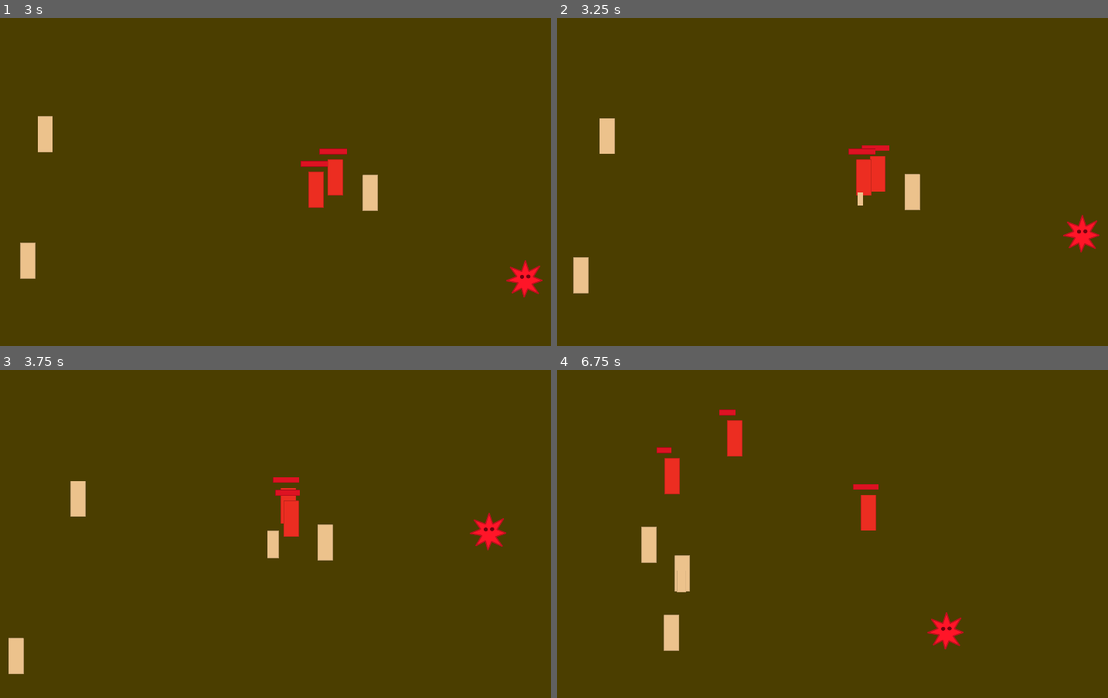
Above: before the commit, frames 1-4 (two rows, left to right).
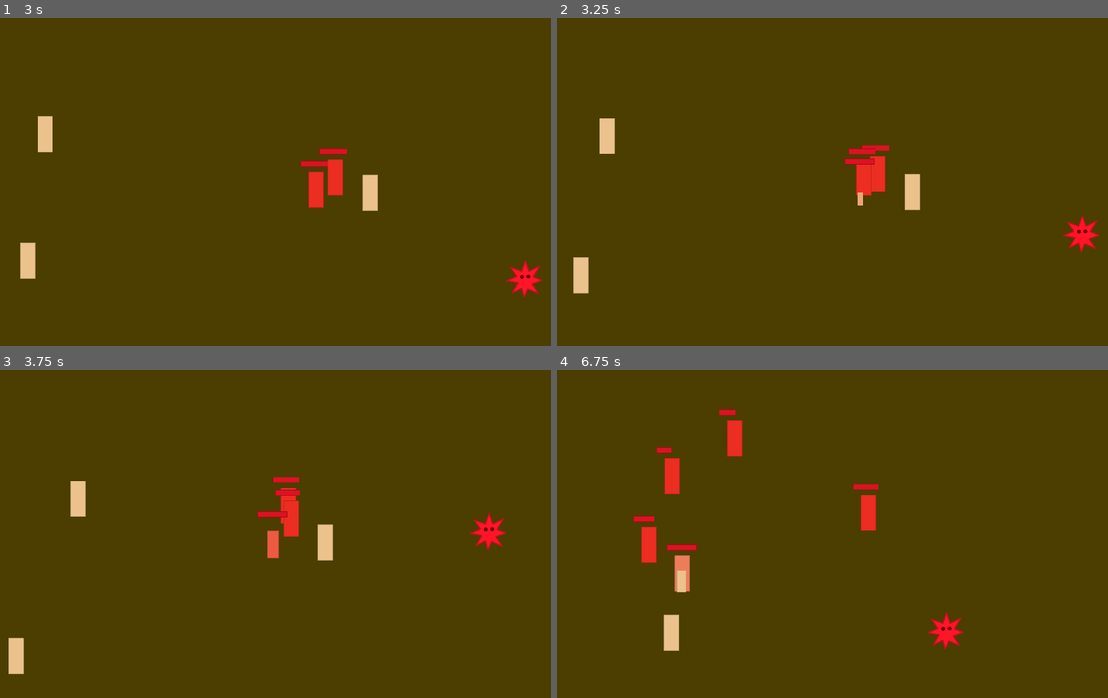
Above: after the commit, the same moments.

Repository: mariothedog/Epidemic-Simulator
Game: Godot game, scene res://Levels/Level 1.tscn
Same seed, same stepped clock (60 frames per second), same inputs: the game is played once before the commit and once after it.
Inputs:
- Up to frame 1 (3 s): hold D (move_right) 0.53-1.28 s; tap Space (infect) every 0.75 s from 0.6 to 2.85 s; hold S (move_down) 1.28-2.03 s; hold D (move_right) 2.03-2.78 s; hold W (move_up) from 2.78 s (still down)
- Up to frame 2 (3.25 s): keep holding W (move_up)
- Up to frame 3 (3.75 s): release W (move_up) at 3.53 s; hold A (move_left) from 3.53 s (still down); tap Space (infect) at 3.6 s
- Up to frame 4 (6.75 s): tap Space (infect) every 0.75 s from 4.35 to 6.6 s; release A (move_left) at 5.03 s; hold S (move_down) 5.03-5.78 s; hold D (move_right) 5.78-6.53 s; hold W (move_up) from 6.53 s (still down)

Frame 1 is identical in both runs. In frame 2, 0.1% of the frame differs, in the area x 52-58%, y 42-58%; in frame 3, 0.3%; in frame 4, 0.7%, in the area x 13-26%, y 44-68%.

Commit message:
If both parents are infected they now spawn an infected child.

Diff:
--- a/Human/Human.gd
+++ b/Human/Human.gd
@@ -32,10 +32,13 @@
 func _stepify_vector(vec, step):
 	return Vector2(stepify(vec.x, step), stepify(vec.y, step))
 
-func infect():
+func infect(just_spawned):
 	infected = true
 	$"Health Bar".visible = true
-	$AnimationPlayer.play("Infect")
+	if just_spawned:
+		$AnimationPlayer.play("Spawn and Infect")
+	else:
+		$AnimationPlayer.play("Infect")
 	$Damage.start()
 
 func _on_Damage_timeout():
@@ -56,10 +59,11 @@
 func _on_Human_area_entered(area):
 	if "Human" in area.name:
 		if infected and not area.infected and randf() < global.virus_spread_chance:
-			area.infect()
+			area.infect(false)
 		else:
 			if can_create_human and area.can_create_human:
-				get_parent().create_human(position)
+				var child_infected = infected and area.infected
+				get_parent().create_human(position, child_infected)
 
 				delay_ability_to_create_humans()
 				area.delay_ability_to_create_humans()
--- a/Human/Human.tscn
+++ b/Human/Human.tscn
@@ -53,6 +53,33 @@
 "values": [ Vector2( 0.1, 0.1 ), Vector2( 0.5, 0.5 ) ]
 }
 
+[sub_resource type="Animation" id=5]
+resource_name = "Spawn and Infect"
+tracks/0/type = "value"
+tracks/0/path = NodePath("Sprite:scale")
+tracks/0/interp = 1
+tracks/0/loop_wrap = true
+tracks/0/imported = false
+tracks/0/enabled = true
+tracks/0/keys = {
+"times": PoolRealArray( 0, 1 ),
+"transitions": PoolRealArray( 1, 1 ),
+"update": 0,
+"values": [ Vector2( 0.1, 0.1 ), Vector2( 0.5, 0.5 ) ]
+}
+tracks/1/type = "value"
+tracks/1/path = NodePath("Sprite:modulate")
+tracks/1/interp = 1
+tracks/1/loop_wrap = true
+tracks/1/imported = false
+tracks/1/enabled = true
+tracks/1/keys = {
+"times": PoolRealArray( 0, 1 ),
+"transitions": PoolRealArray( 1, 1 ),
+"update": 0,
+"values": [ Color( 1, 1, 1, 1 ), Color( 1, 0.235294, 0.235294, 1 ) ]
+}
+
 [node name="Human" type="Area2D"]
 script = ExtResource( 2 )
 
@@ -69,6 +96,7 @@
 anims/Die = SubResource( 3 )
 anims/Infect = SubResource( 2 )
 anims/Spawn = SubResource( 4 )
+"anims/Spawn and Infect" = SubResource( 5 )
 
 [node name="Health Bar" type="TextureProgress" parent="."]
 margin_left = -26.0
--- a/Levels/Humans.gd
+++ b/Levels/Humans.gd
@@ -2,9 +2,12 @@
 
 var human_scene = preload("res://Human/Human.tscn")
 
-func create_human(pos):
+func create_human(pos, infected):
 	var human = human_scene.instance()
 	human.position = pos
 	call_deferred("add_child", human)
 	human.call_deferred("delay_collisions")
-	human.call_deferred("play_spawn_anim")
+	if infected:
+		human.call_deferred("infect", true)
+	else:
+		human.call_deferred("play_spawn_anim")
--- a/Player/Player.gd
+++ b/Player/Player.gd
@@ -32,4 +32,4 @@
 
 func _infect(human):
 	if not human.infected:
-		human.infect()
+		human.infect(false)
Not shown: 1 places in Human/Human.tscn that only renumber resources
